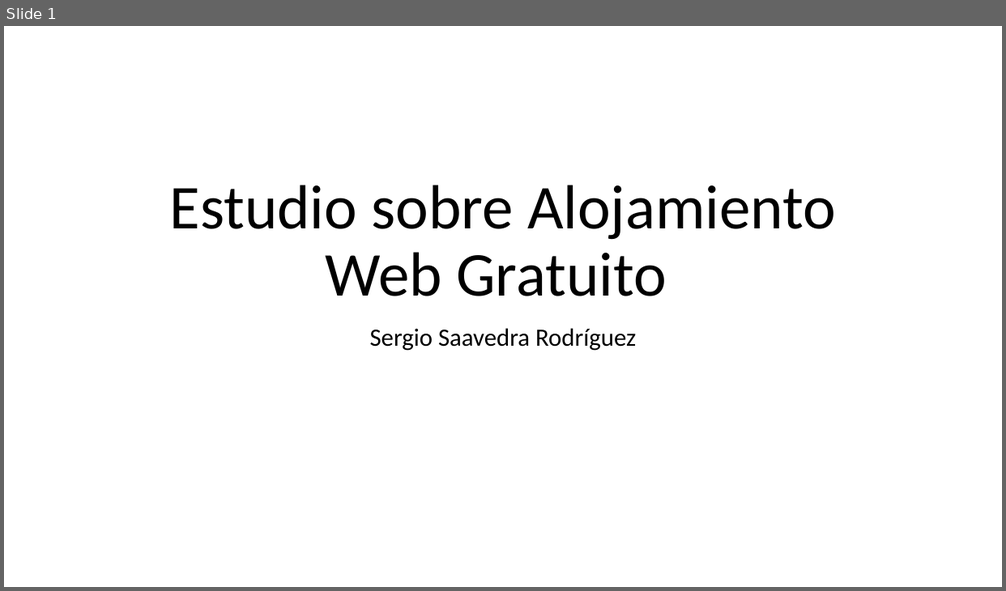
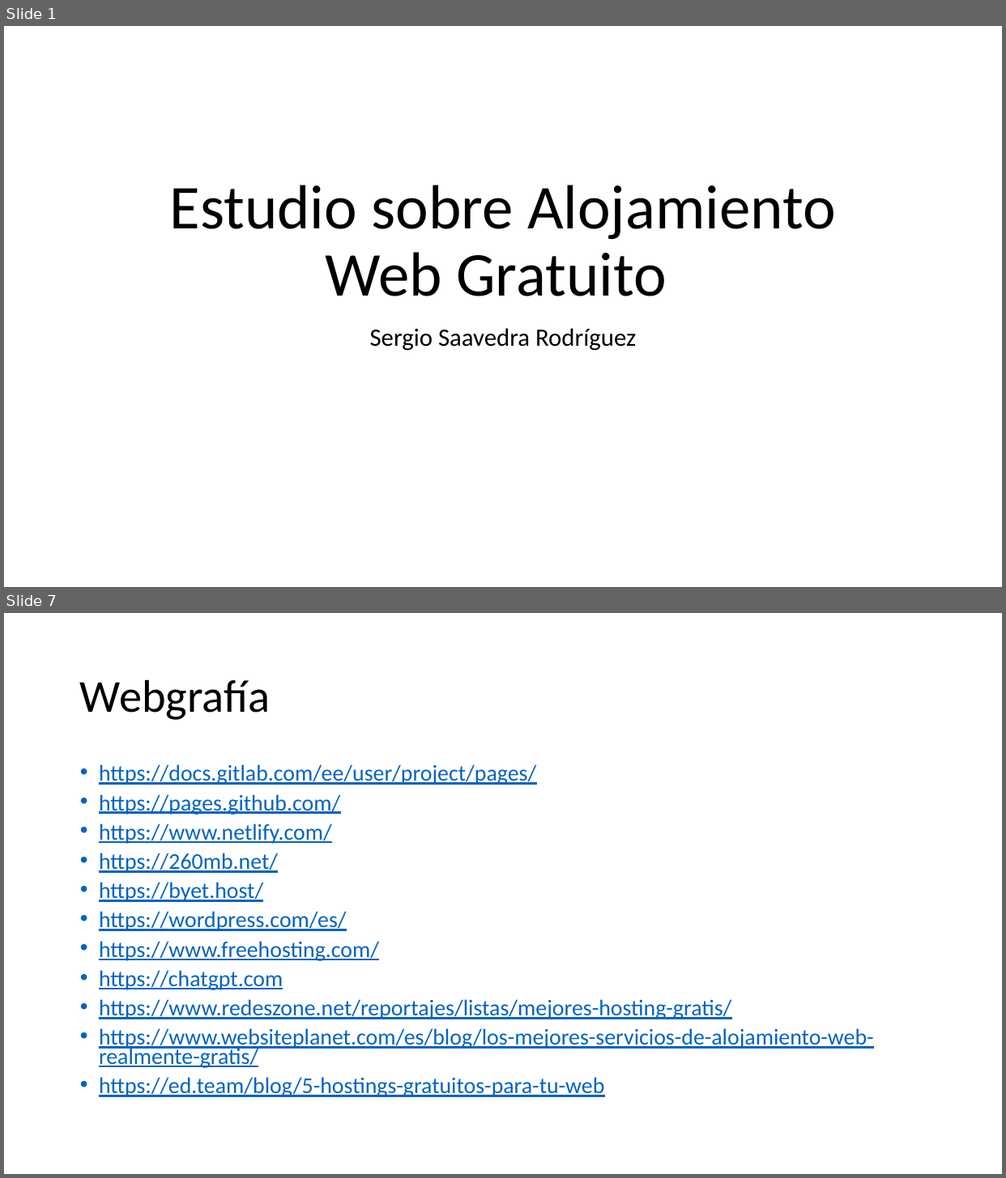
Before and after one commit to Sergioastur/Despliegue, a slide deck: Estudio sobre Alojamiento Web Gratuito para Despliegue de Aplicaciones/Estudio sobre Alojamiento Web Gratuito.pptx. Shown one above the other, each under a label of ours: slide 1 before the commit, slides 1 and 7 after it; the slides between them are not shown. The pictures are 1006x591 and 1006x1178 pixels, drawn with LibreOffice and Linux fonts; fonts in the diff are those of the drawing. Boxes give left, top, right and bottom in pixels: in the first picture for what was removed or moved away, otherwise in the second. Text is boxed around its words. In the diff, an @@ line names an element or a change of style, - is before the commit and + after.

```diff
--- a/Estudio sobre Alojamiento Web Gratuito para Despliegue de Aplicaciones/Estudio sobre Alojamiento Web Gratuito.pptx
+++ b/Estudio sobre Alojamiento Web Gratuito para Despliegue de Aplicaciones/Estudio sobre Alojamiento Web Gratuito.pptx
@@ slide 7 added at bbox=[4, 613, 1002, 1174], background #FFFFFF @@
@@ title added at bbox=[80, 679, 270, 720], 44 pt, text #000000 @@
+Webgrafía
@@ text added at bbox=[99, 764, 874, 1097], 21.7 pt, text #0563C1, underline @@
+• https://docs.gitlab.com/ee/user/project/pages/
+• https://pages.github.com/
+• https://www.netlify.com/
+• https://260mb.net/
+• https://byet.host/
+• https://wordpress.com/es/
+• https://www.freehosting.com/
+• https://chatgpt.com
+• https://www.redeszone.net/reportajes/listas/mejores-hosting-gratis/
+• https://www.websiteplanet.com/es/blog/los-mejores-servicios-de-alojamiento-web-realmente-gratis/
+• https://ed.team/blog/5-hostings-gratuitos-para-tu-web
```
Also in this commit, not shown: 1 slide changed, 3 other slides added, 4 other files.
